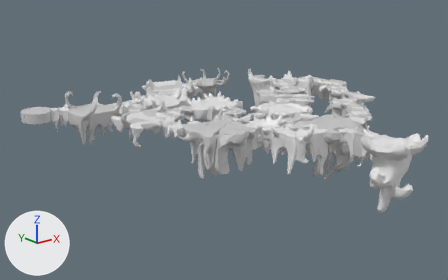
Renders of the FBX model Assets/Models/world.fbx from each side of a commit.
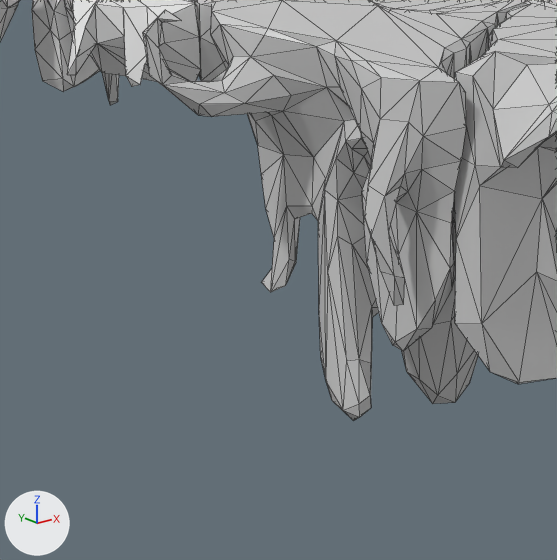
Old and new are each drawn whole from a 50 mm camera at (-181.0, -291.0, 149.0) aimed at (175.0, 155.0, -30.0) and again close up on the part from 35% to 51% of the width and 45% to 70% of the height. The axes (+X, +Y, +Z) are drawn at lower left. The lights are the same throughout. The close-ups show mesh edges as thin lines. Where no turn or scale is listed for an object, it has been applied to the vertices.
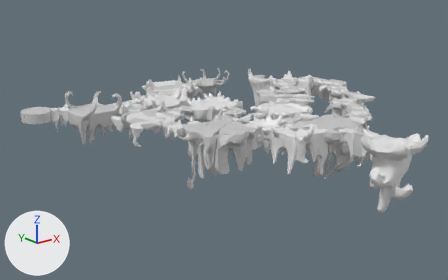
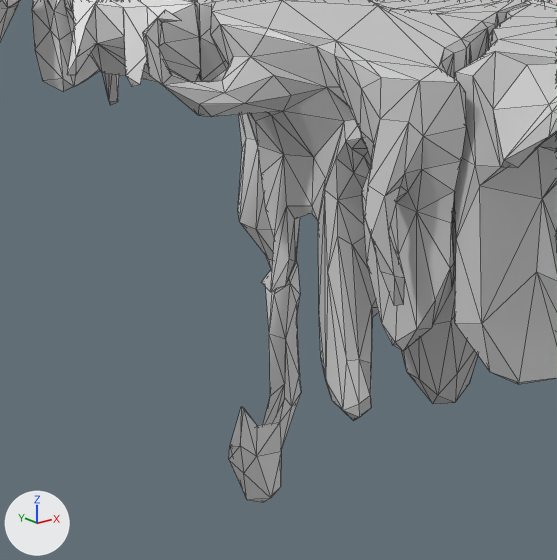
The change, as a list of edits to the scene's bpy script:
```text
Change me_mesh_197:
    used by ob_mesh_089; location = (176.9, 178.1, -10.0)
    remove me_mesh_197.from_pydata(...)  # 69 vertices, 128 faces; spans x -13.4..4.2, y 1.4..22.1, z 0.5..14.6
    add me_mesh_197.from_pydata(...)  # 167 vertices, 319 faces; spans x -16.3..4.2, y 1.4..22.1, z -81.2..14.5
    me_mesh_197 part 1
    20 vertices are removed from x -12.7..4.2, y 1.5..21.7, z 0.6..14.6
    68 faces are deleted
    3 vertices move from x -12.6..-1.3, y 1.6..19.9, z 1.4..11.3 to x -12.8..-0.8, y 1.6..19.6, z 0.9..11.3
    118 vertices are added at x -16.3..4.1, y 1.7..21.5, z -81.2..14.5
    259 new faces join them
```

Where the change shows, as pixel boxes (x1, y1, x2, y2) in the close-ups (557 x 560 px):
'Mesh.089', reshaped (not visible before)
    after: (229, 114, 301, 502)
